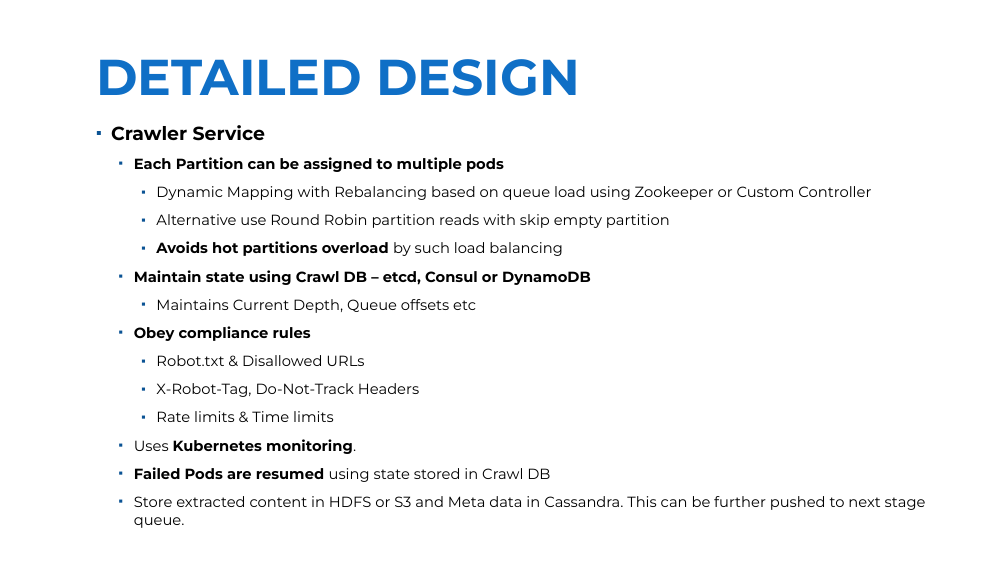
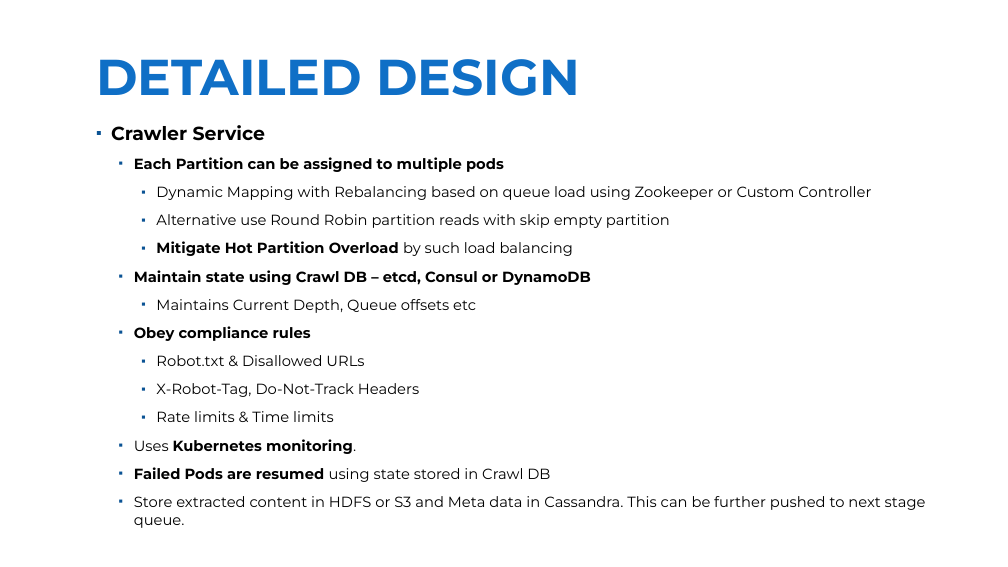
Before and after one commit to Braj-120/test-prep, a slide deck: slide 22 of Braj_Kishor_Intro_Achievements.pptx. Drawn at 1008x567 pixels with LibreOffice and Linux fonts; fonts in the diff are those of the drawing; background and template pictures are left out. Boxes give left, top, right and bottom in pixels: in the first picture for what was removed or moved away, otherwise in the second. Text is boxed around its words. In the diff, an @@ line names an element or a change of style, - is before the commit and + after.

```diff
--- a/Braj_Kishor_Intro_Achievements.pptx
+++ b/Braj_Kishor_Intro_Achievements.pptx
@@ text at (156, 241, 573, 256): text changed @@
-    ▪ Avoids hot partitions overload by such load balancing
+    ▪ Mitigate Hot Partition Overload by such load balancing
```
Also in this commit, not shown: 24 other slides changed.
